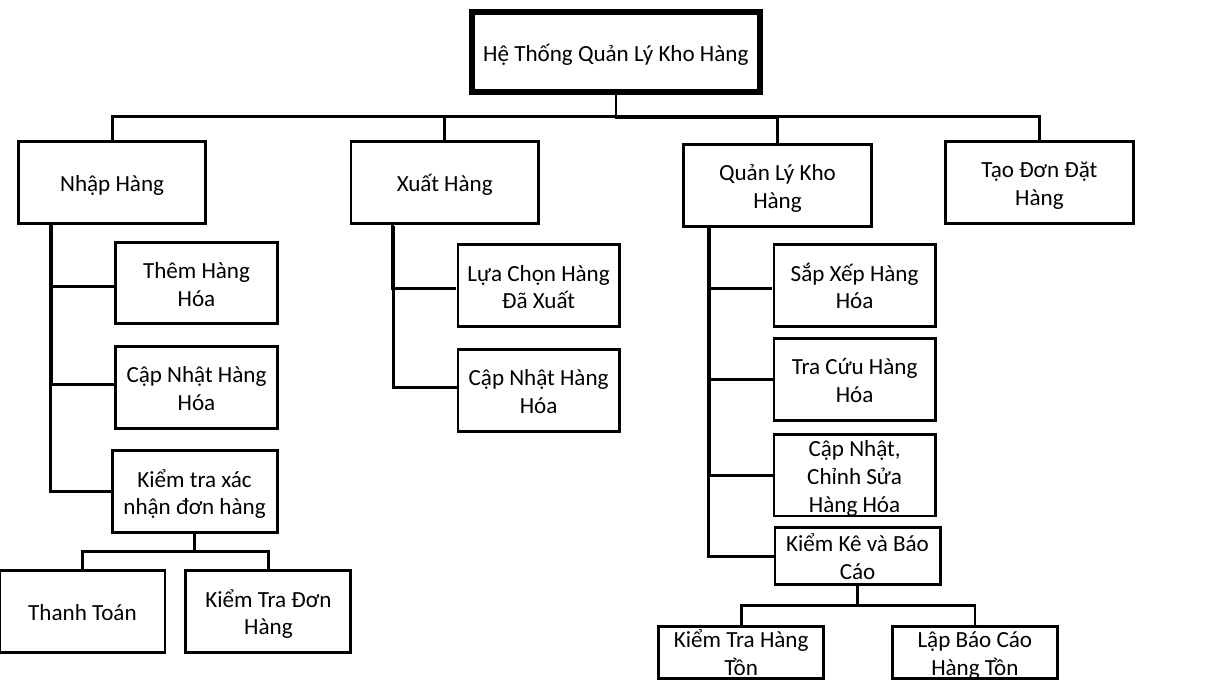
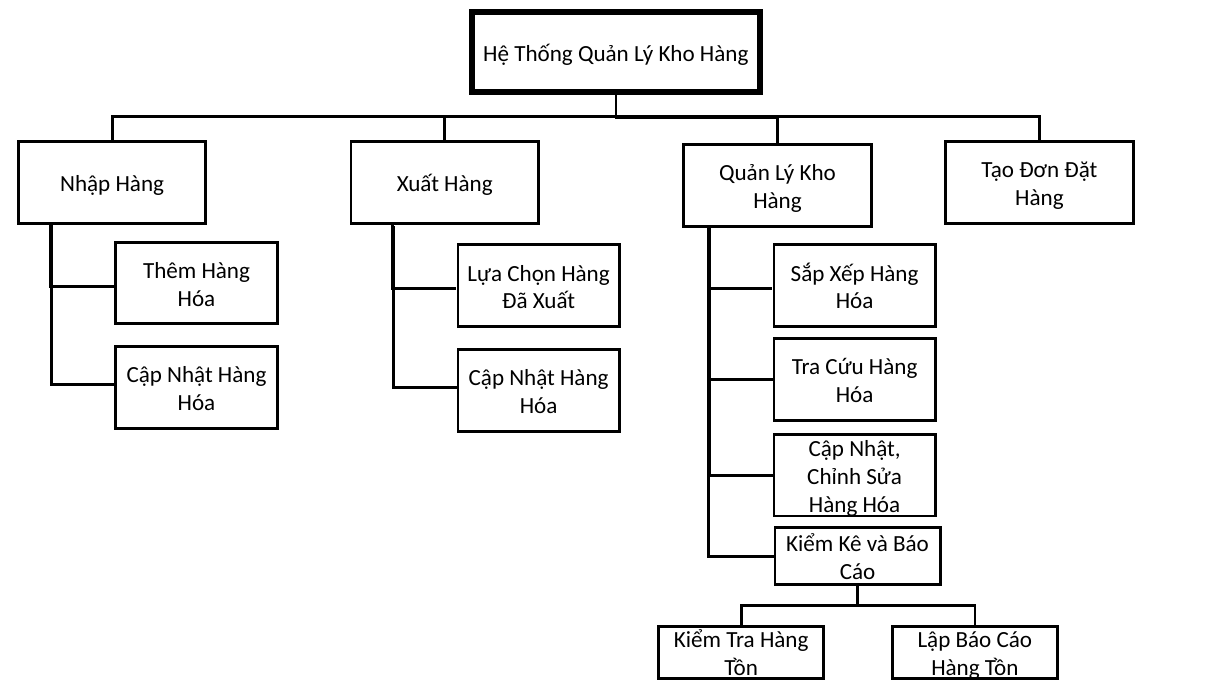
Before and after one commit to nguyenduydan/BaoCao_PTTK_HTTT, a slide deck: slide 1 of Sơ đồ phân rã chức năng.pptx. Drawn at 1232x693 pixels with LibreOffice and Linux fonts; fonts in the diff are those of the drawing. Boxes give left, top, right and bottom in pixels: in the first picture for what was removed or moved away, otherwise in the second. Text is boxed around its words. In the diff, an @@ line names an element or a change of style, - is before the commit and + after.

```diff
--- a/Sơ đồ phân rã chức năng.pptx
+++ b/Sơ đồ phân rã chức năng.pptx
@@ elbow line removed from (50, 224) to (112, 492) @@
@@ rectangle removed at (112, 451, 277, 533) @@
-Kiểm tra xác nhận đơn hàng
@@ elbow line removed from (195, 533) to (82, 571) @@
@@ elbow line removed from (195, 533) to (269, 571) @@
@@ rectangle removed at (0, 571, 165, 653) @@
-Thanh Toán
@@ rectangle removed at (186, 571, 351, 653) @@
-Kiểm Tra Đơn Hàng
```
Also in this commit, not shown: 16 other files.
